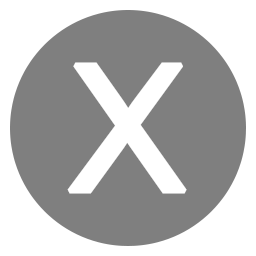
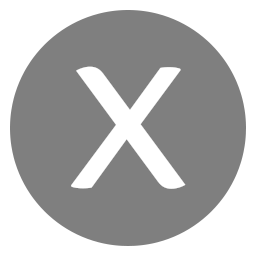
Before/after of a 256px x 256px layered artwork. What changed in the layer stack:
painted on "X" over bbox(67, 62, 187, 194)
